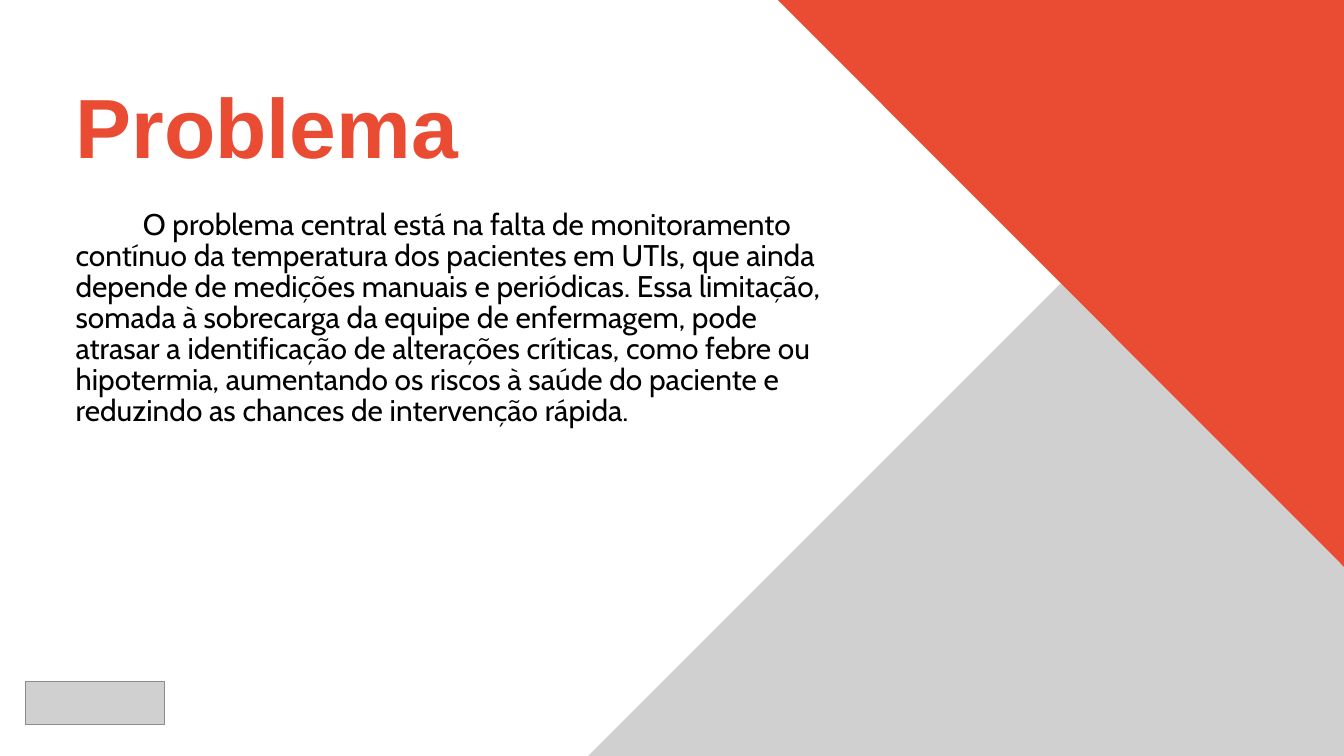
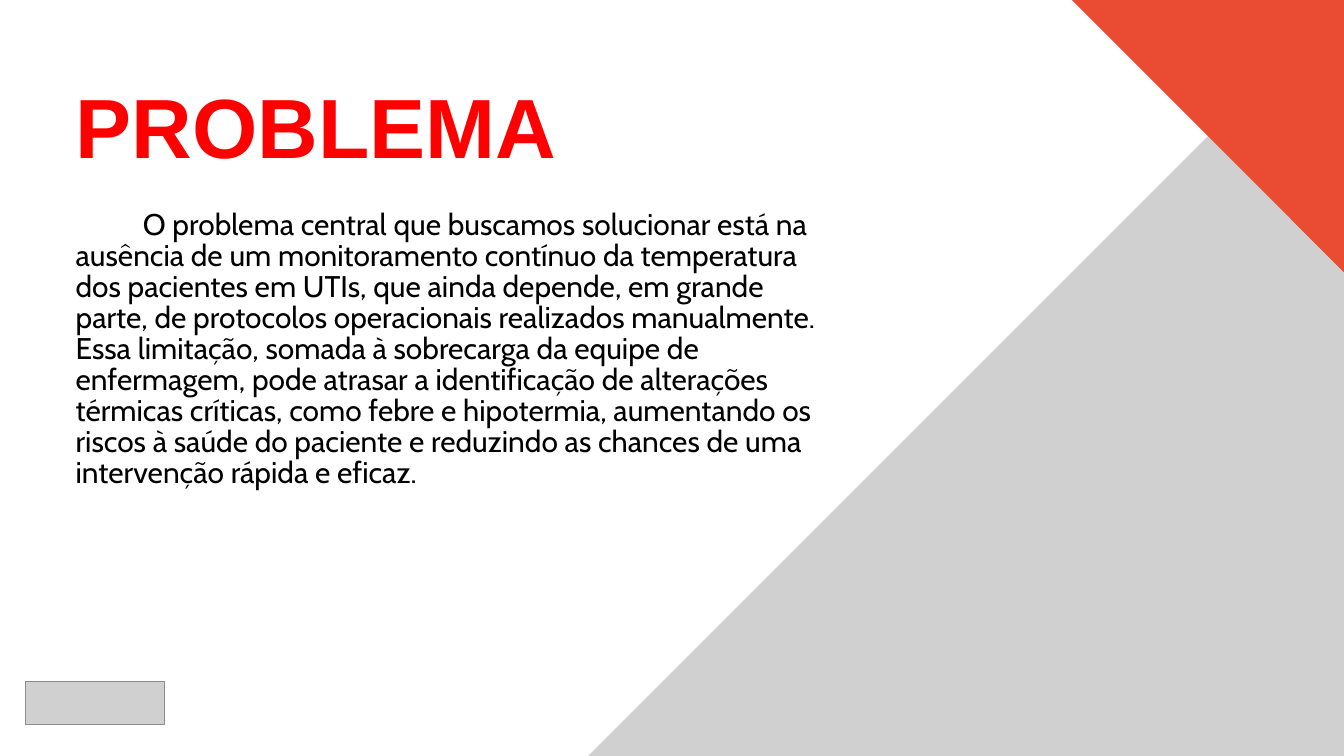
Before and after one commit to TawanLander/ProjetoPI-2026-01, a slide deck: slide 5 of Documentação/Apresentação/TechVita_Apresentação.pptx. Drawn at 1344x756 pixels with LibreOffice and Linux fonts; fonts in the diff are those of the drawing; grey boxes stand for pictures. Boxes give left, top, right and bottom in pixels: in the first picture for what was removed or moved away, otherwise in the second. Text is boxed around its words. In the diff, an @@ line names an element or a change of style, - is before the commit and + after.

```diff
--- a/Documentação/Apresentação/TechVita_Apresentação.pptx
+++ b/Documentação/Apresentação/TechVita_Apresentação.pptx
@@ freeform shape: place and size @@
-freeform shape at (763, 0, 1344, 568)
+freeform shape at (966, 0, 1344, 476)
@@ text at (76, 99, 556, 159): text changed; text colour #EA4B33 to #FF0000 @@
-Problema
+PROBLEMA
@@ text at (76, 212, 815, 490): text changed @@
-O problema central está na falta de monitoramento contínuo da temperatura dos pacientes em UTIs, que ainda depende de medições manuais e periódicas. Essa limitação, somada à sobrecarga da equipe de enfermagem, pode atrasar a identificação de alterações críticas, como febre ou hipotermia, aumentando os riscos à saúde do paciente e reduzindo as chances de intervenção rápida.
+O problema central que buscamos solucionar está na ausência de um monitoramento contínuo da temperatura dos pacientes em UTIs, que ainda depende, em grande parte, de protocolos operacionais realizados manualmente. Essa limitação, somada à sobrecarga da equipe de enfermagem, pode atrasar a identificação de alterações térmicas críticas, como febre e hipotermia, aumentando os riscos à saúde do paciente e reduzindo as chances de uma intervenção rápida e eficaz.
```
Also in this commit, not shown: 8 other slides changed, 6 slides added, 1 slide removed.
